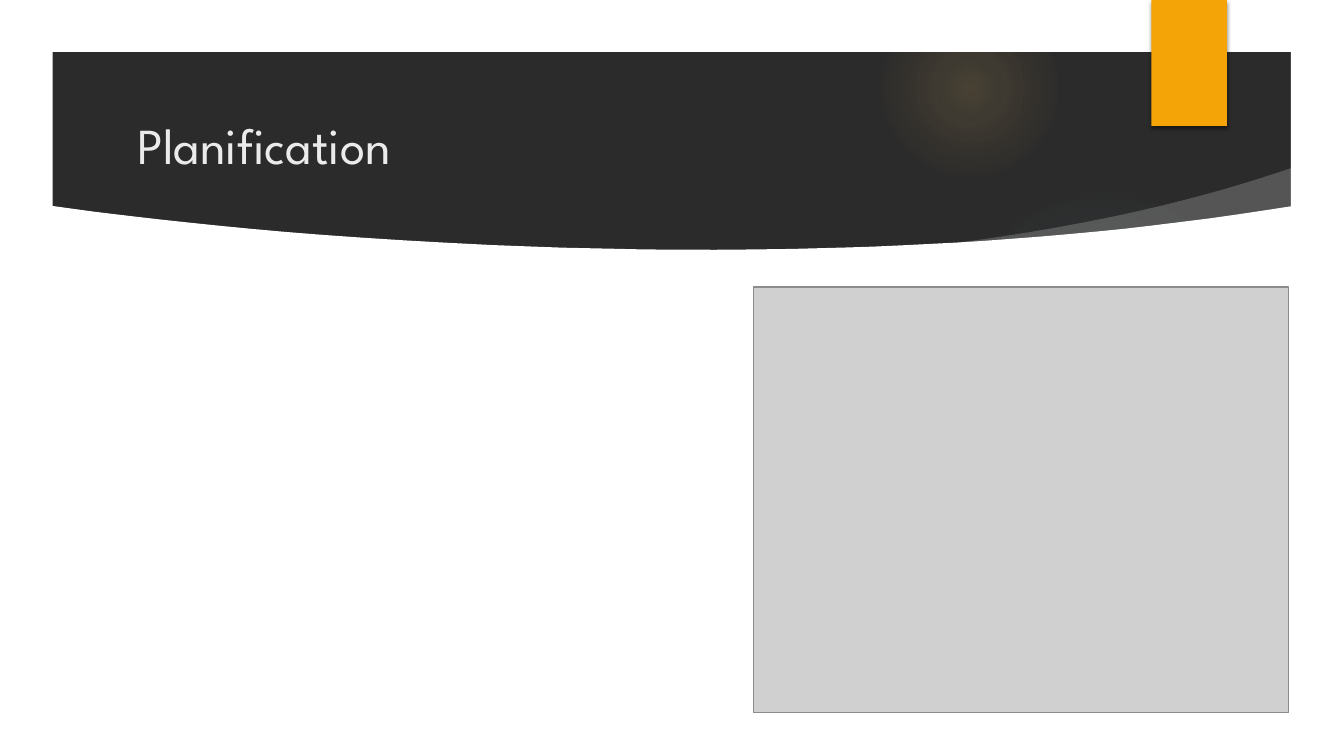
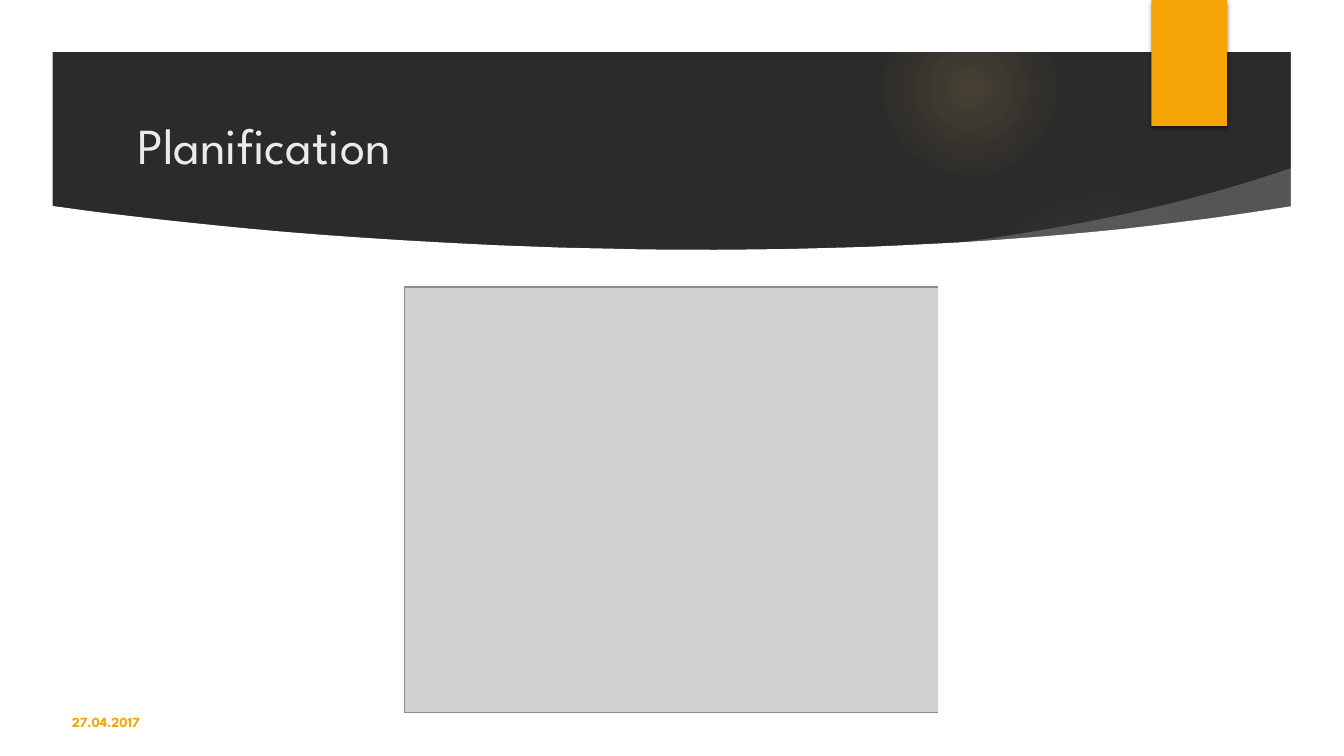
Before and after one commit to savaryal/P_Appro2, a slide deck: slide 4 of Docs/P-P_Appro2-savaryal-ClientTwitter.pptx. Drawn at 1344x756 pixels with LibreOffice and Linux fonts; fonts in the diff are those of the drawing; grey boxes stand for pictures; background and template pictures are left out; a plain dark background stands for a picture behind light text. Boxes give left, top, right and bottom in pixels: in the first picture for what was removed or moved away, otherwise in the second. Text is boxed around its words. In the diff, an @@ line names an element or a change of style, - is before the commit and + after.

```diff
--- a/Docs/P-P_Appro2-savaryal-ClientTwitter.pptx
+++ b/Docs/P-P_Appro2-savaryal-ClientTwitter.pptx
@@ picture: place and size @@
-picture at (754, 287, 1289, 714)
+picture at (404, 287, 939, 714)
@@ rectangle added at (940, 279, 945, 714), fill #FFFFFF, outline #FFFFFF 1.5 pt @@
@@ text added at (72, 717, 140, 727), 10 pt, text #F5A408, bold @@
+27.04.2017
```
Also in this commit, not shown: 3 other slides changed, 3 slides added, 3 slides removed, 2 other files.
